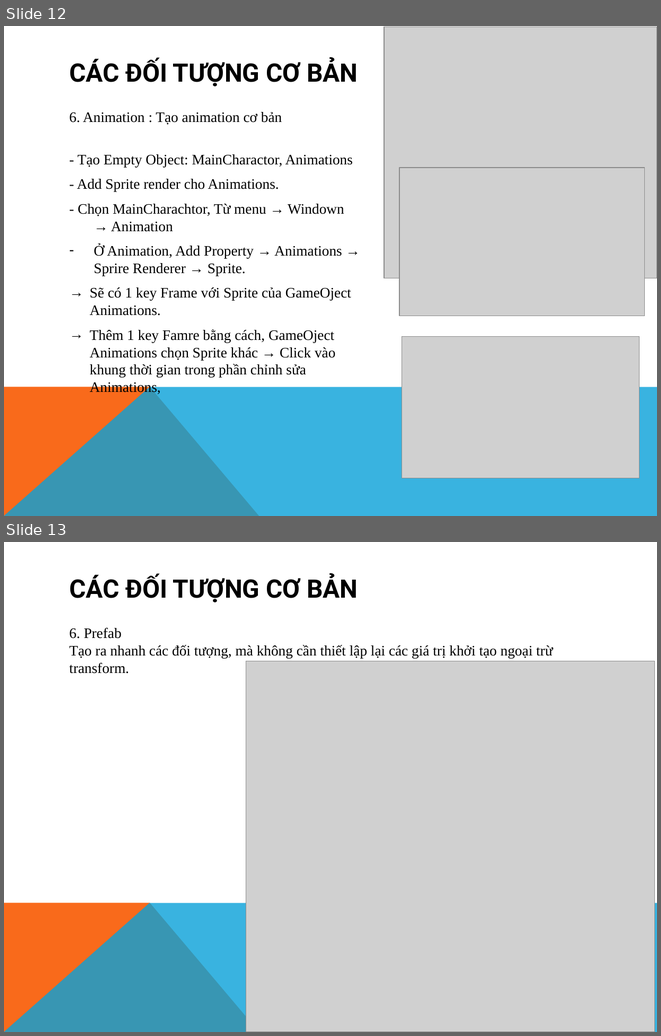
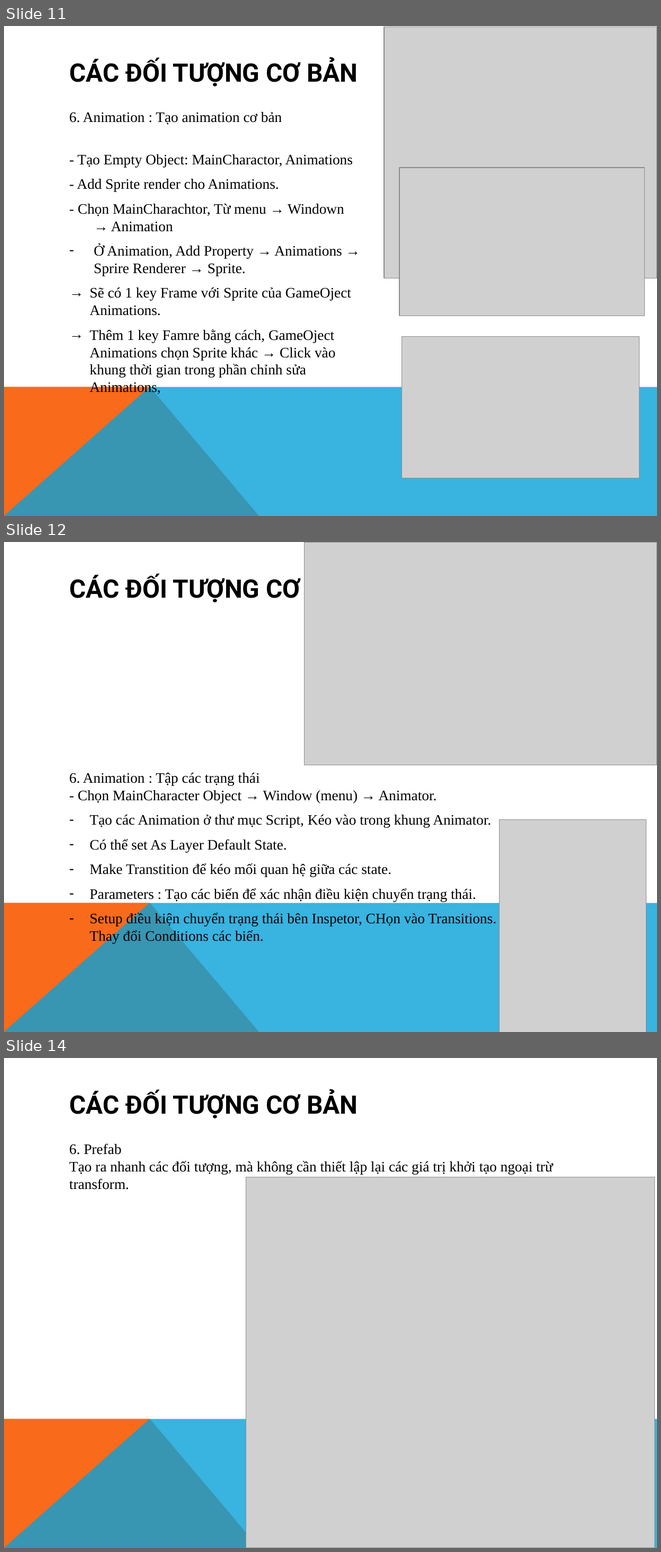
Before and after one commit to fordream/docs, a slide deck: unity/unity.pptx. Shown one above the other, each under a label of ours: slides 12 and 13 before the commit, slides 11, 12 and 14 after it; the slides between them are not shown. The pictures are 661x1036 and 661x1552 pixels, drawn with LibreOffice and Linux fonts; fonts in the diff are those of the drawing; grey boxes stand for pictures. Boxes give left, top, right and bottom in pixels: in the first picture for what was removed or moved away, otherwise in the second. Text is boxed around its words. In the diff, an @@ line names an element or a change of style, - is before the commit and + after.

```diff
--- a/unity/unity.pptx
+++ b/unity/unity.pptx
@@ slide 12 added at bbox=[4, 542, 657, 1032], background #FFFFFF; not listed: 2 template elements that a slide beside it also shows @@
@@ picture added at bbox=[305, 542, 657, 765] @@
@@ title added at bbox=[69, 574, 300, 602], 28 pt, text #000000, bold @@
+CÁC ĐỐI TƯỢNG CƠ BẢN
@@ text added at bbox=[69, 773, 496, 943], 16 pt, text #000000 @@
+6. Animation : Tập các trạng thái
+- Chọn MainCharacter Object → Window (menu) → Animator.
+– Tạo các Animation ở thư mục Script, Kéo vào trong khung Animator.
+– Có thể set As Layer Default State.
+– Make Transtition để kéo mối quan hệ giữa các state.
+– Parameters : Tạo các biến để xác nhận điều kiện chuyển trạng thái.
+– Setup điều kiện chuyển trạng thái bên Inspetor, CHọn vào Transitions.
+  Thay đổi Conditions các biến.
@@ picture added at bbox=[499, 820, 646, 1032] @@
@@ what was slide 12 is now slide 11 @@
@@ what was slide 13 is now slide 14 @@
```
Also in this commit, not shown: 2 other slides added, 1 slide removed.
